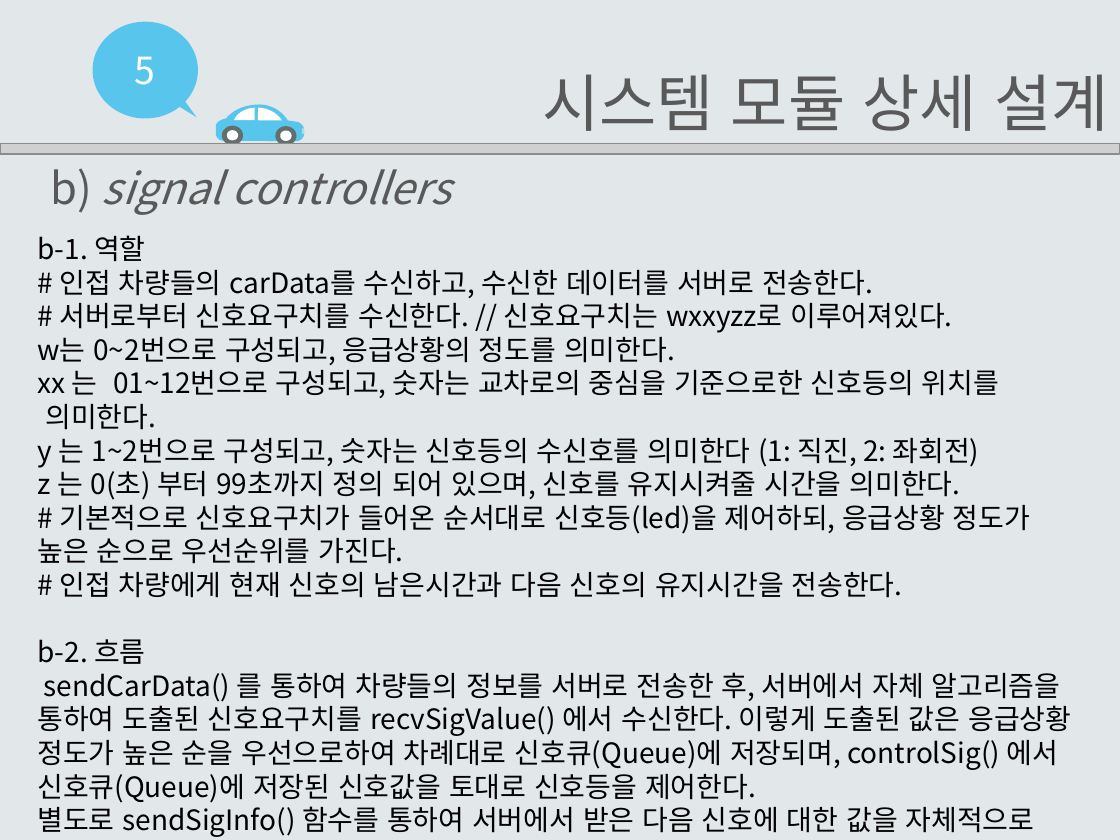
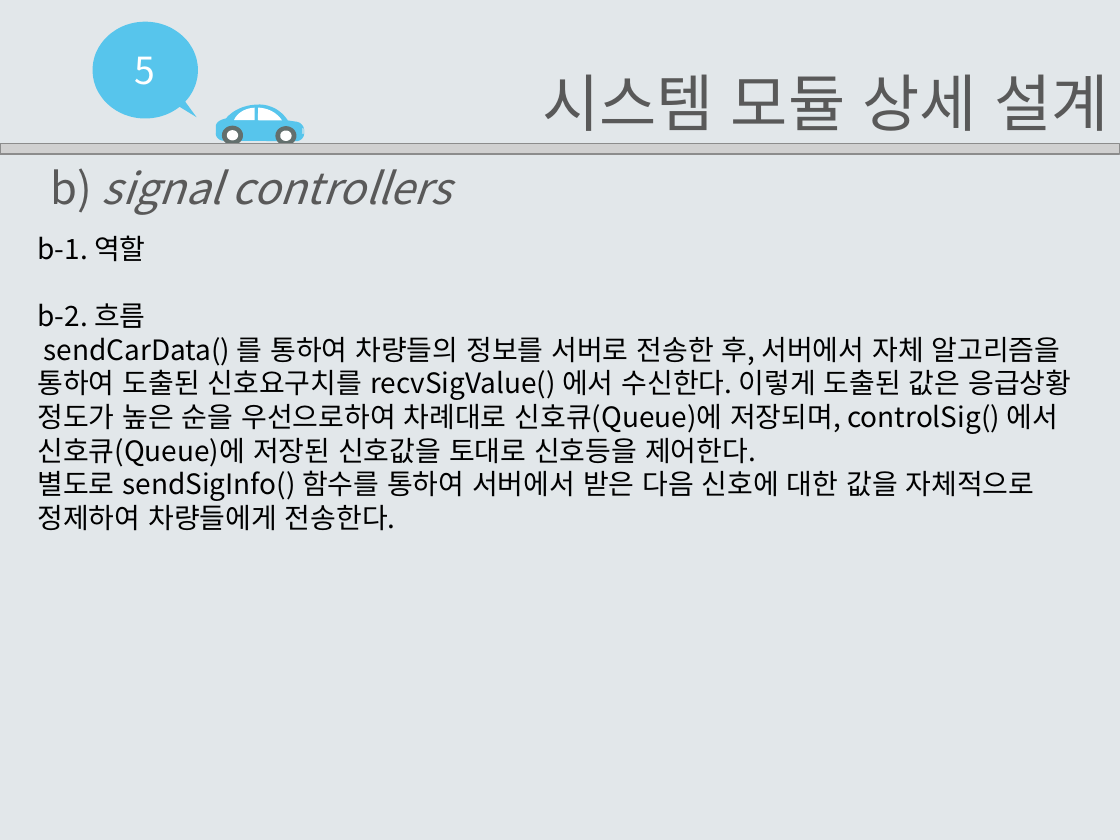
Before and after one commit to EomHeeSang/grad_proj, a slide deck: slide 14 of 발표자료/설계서2-14(엄희상,박주호,김태경).pptx (slide 13 before the commit). Drawn at 1120x840 pixels with LibreOffice and Linux fonts; fonts in the diff are those of the drawing; grey boxes stand for pictures. Boxes give left, top, right and bottom in pixels: in the first picture for what was removed or moved away, otherwise in the second. Text is boxed around its words. In the diff, an @@ line names an element or a change of style, - is before the commit and + after.

```diff
--- a/발표자료/설계서2-14(엄희상,박주호,김태경).pptx
+++ b/발표자료/설계서2-14(엄희상,박주호,김태경).pptx
@@ text at (37, 270, 1030, 598): paragraphs removed @@
-# 인접 차량들의 carData를 수신하고, 수신한 데이터를 서버로 전송한다.
-# 서버로부터 신호요구치를 수신한다. // 신호요구치는 wxxyzz로 이루어져있다.
-w는 0~2번으로 구성되고, 응급상황의 정도를 의미한다.
-xx 는 01~12번으로 구성되고, 숫자는 교차로의 중심을 기준으로한 신호등의 위치를 의미한다.
-y 는 1~2번으로 구성되고, 숫자는 신호등의 수신호를 의미한다 (1: 직진, 2: 좌회전)
-z 는 0(초) 부터 99초까지 정의 되어 있으며, 신호를 유지시켜줄 시간을 의미한다.
-# 기본적으로 신호요구치가 들어온 순서대로 신호등(led)을 제어하되, 응급상황 정도가 높은 순으로 우선순위를 가진다.
-# 인접 차량에게 현재 신호의 남은시간과 다음 신호의 유지시간을 전송한다.
```
Also in this commit, not shown: 10 other slides changed, 2 slides added, 1 slide removed.
